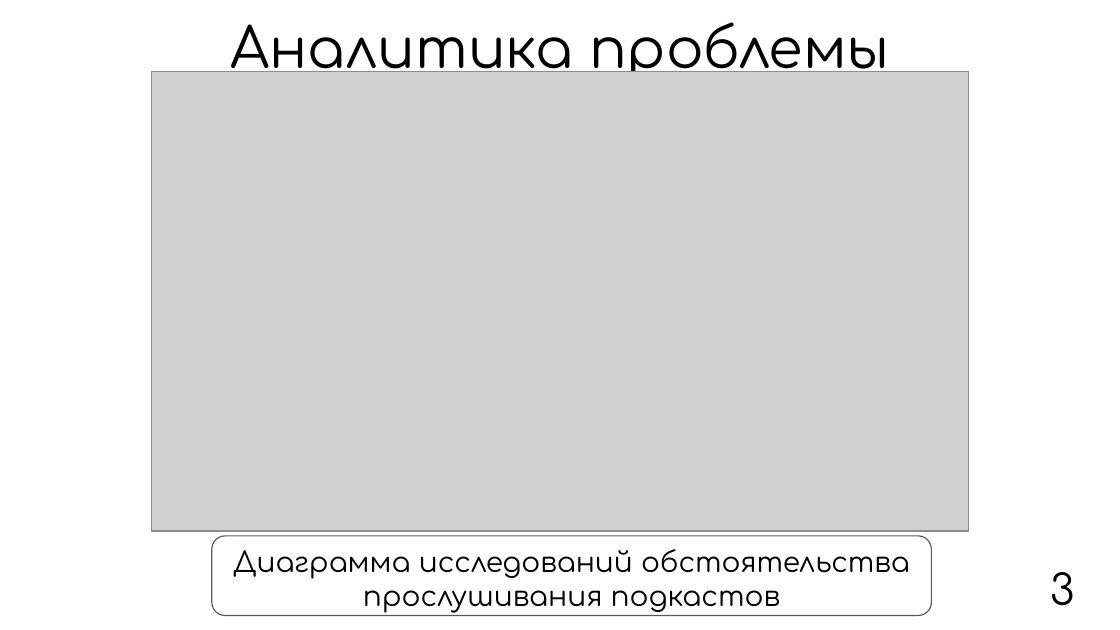
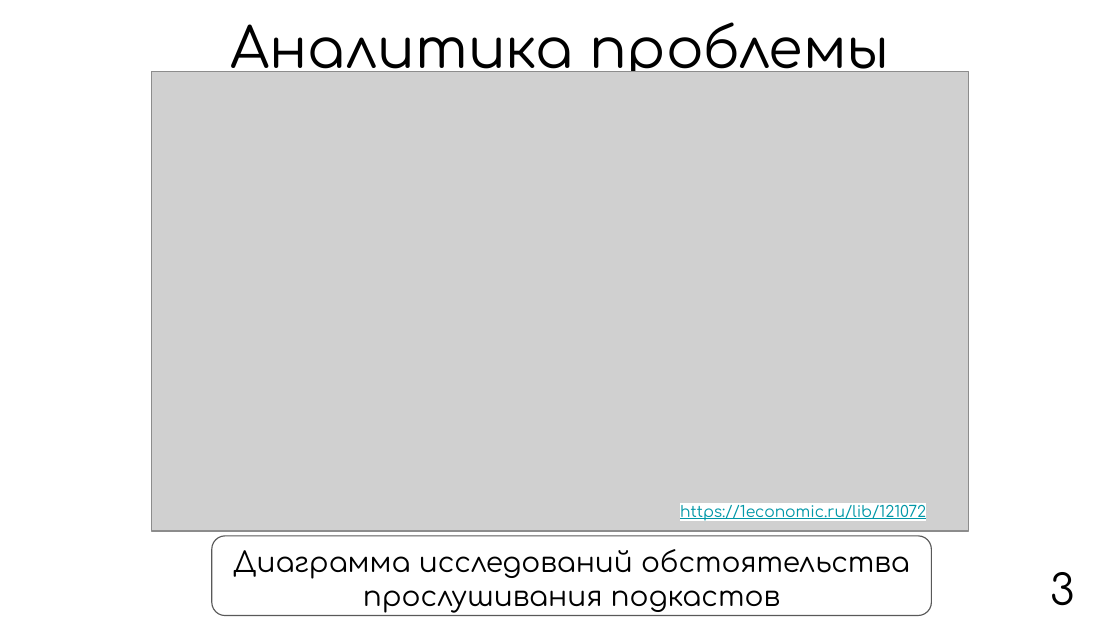
Before and after one commit to SazonovAlexander/9.1-TikTalk, a slide deck: slide 3 of presentation/presentation product/Презентация TikTalk.pptx. Drawn at 1120x630 pixels with LibreOffice and Linux fonts; fonts in the diff are those of the drawing; grey boxes stand for pictures. Boxes give left, top, right and bottom in pixels: in the first picture for what was removed or moved away, otherwise in the second. Text is boxed around its words. In the diff, an @@ line names an element or a change of style, - is before the commit and + after.

```diff
--- a/presentation/presentation product/Презентация TikTalk.pptx
+++ b/presentation/presentation product/Презентация TikTalk.pptx
@@ text added at [680, 499, 926, 521], 10 pt, text #0097A7, underline @@
+https://1economic.ru/lib/121072
```
Also in this commit, not shown: 6 other slides changed, 3 other files.
